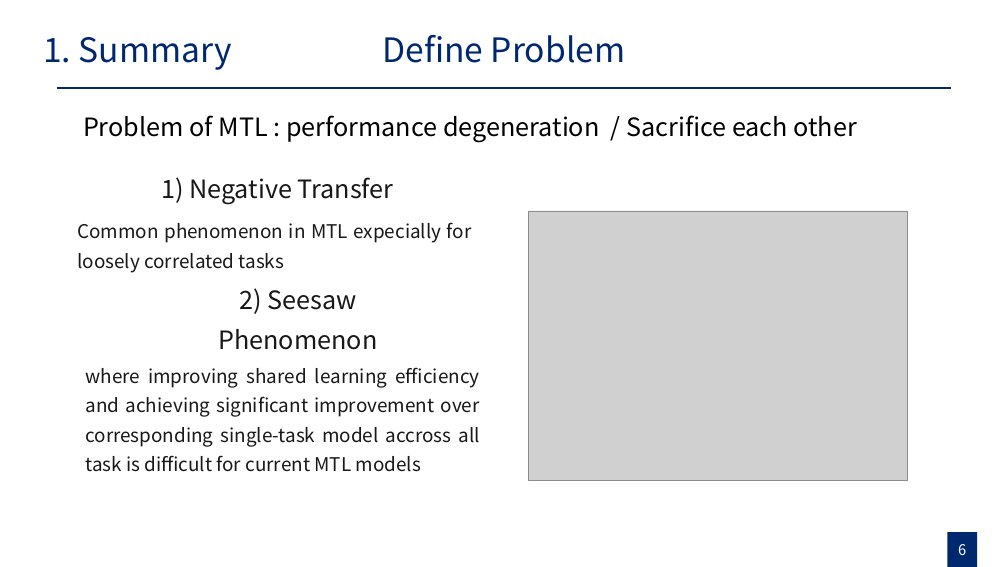
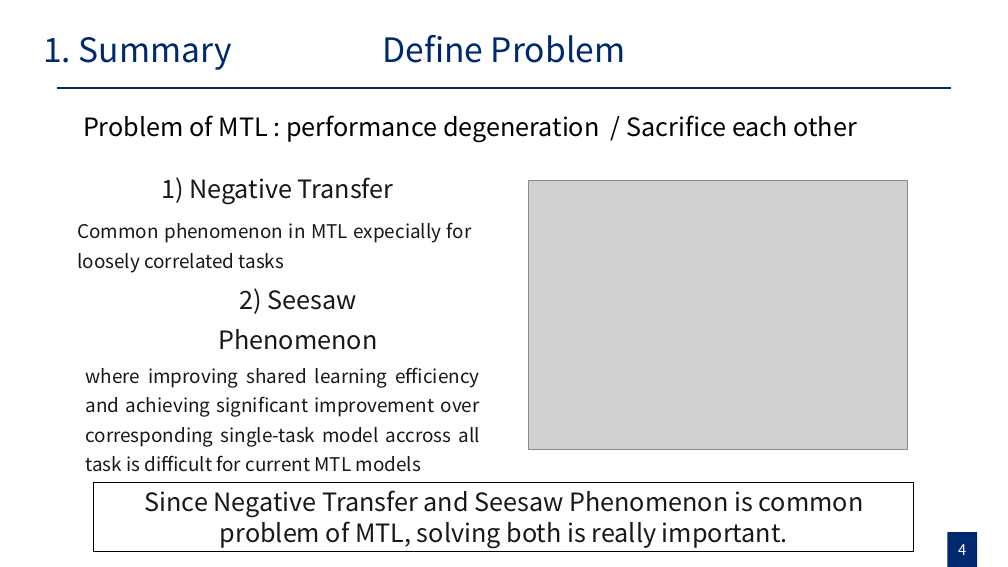
Before and after one commit to gusrn0505/TIL, a slide deck: slide 4 of [PPTPLUG]PP-151/RecSys 발표 자료 준비.pptx (slide 6 before the commit). Drawn at 1008x567 pixels with LibreOffice and Linux fonts; fonts in the diff are those of the drawing; grey boxes stand for pictures. Boxes give left, top, right and bottom in pixels: in the first picture for what was removed or moved away, otherwise in the second. Text is boxed around its words. In the diff, an @@ line names an element or a change of style, - is before the commit and + after.

```diff
--- a/[PPTPLUG]PP-151/RecSys 발표 자료 준비.pptx
+++ b/[PPTPLUG]PP-151/RecSys 발표 자료 준비.pptx
@@ picture: place and size @@
-picture at [529,211,907,480]
+picture at [529,180,907,449]
@@ rectangle added at [94,482,914,551], outline #000000 0.75 pt, 24 pt, text #181818 @@
+Since Negative Transfer and Seesaw Phenomenon is common problem of MTL, solving both is really important.
@@ page number at [958,544,966,555]: text changed @@
-6
+4
```
Also in this commit, not shown: 1 other slide changed, 10 slides added, 4 slides removed.
